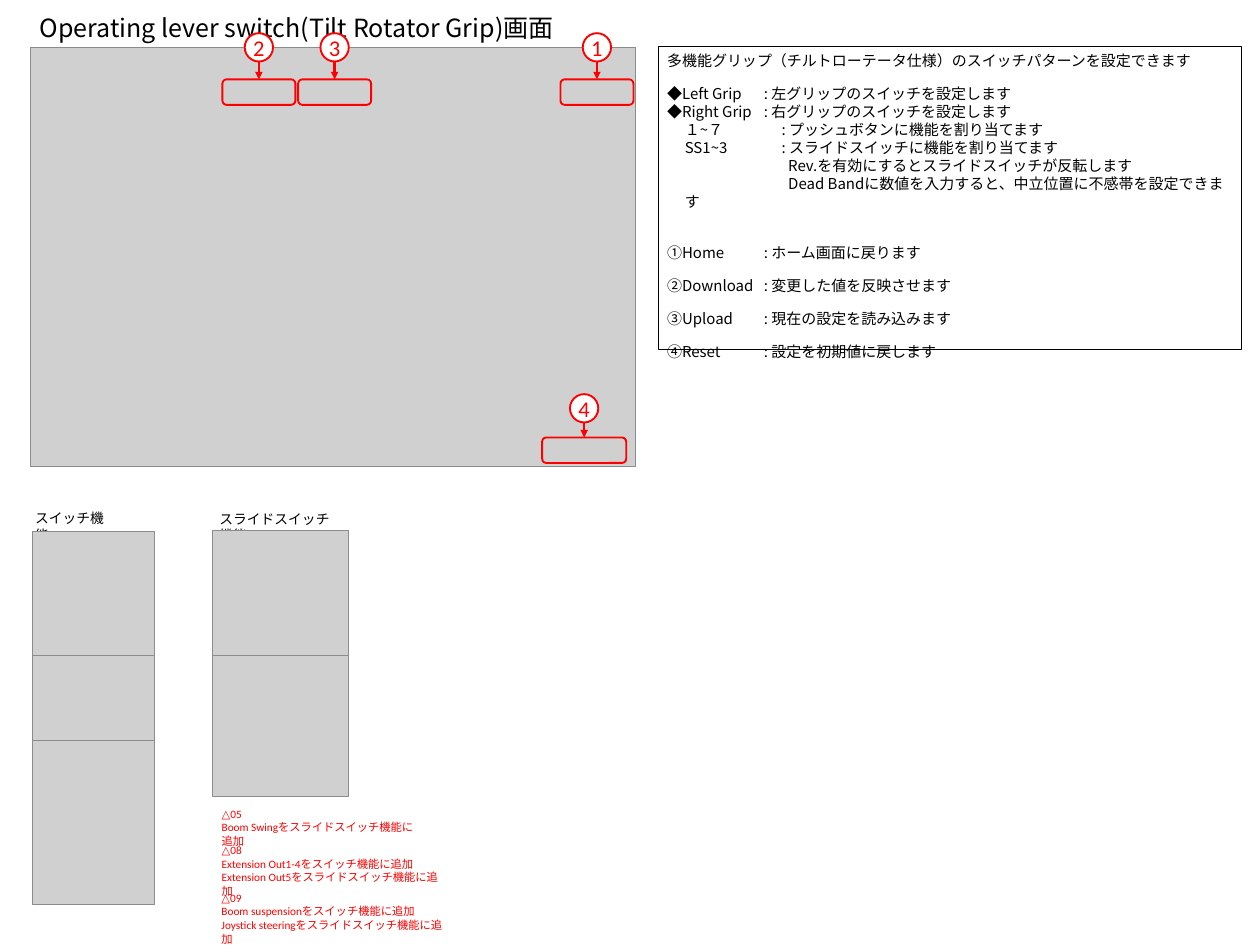
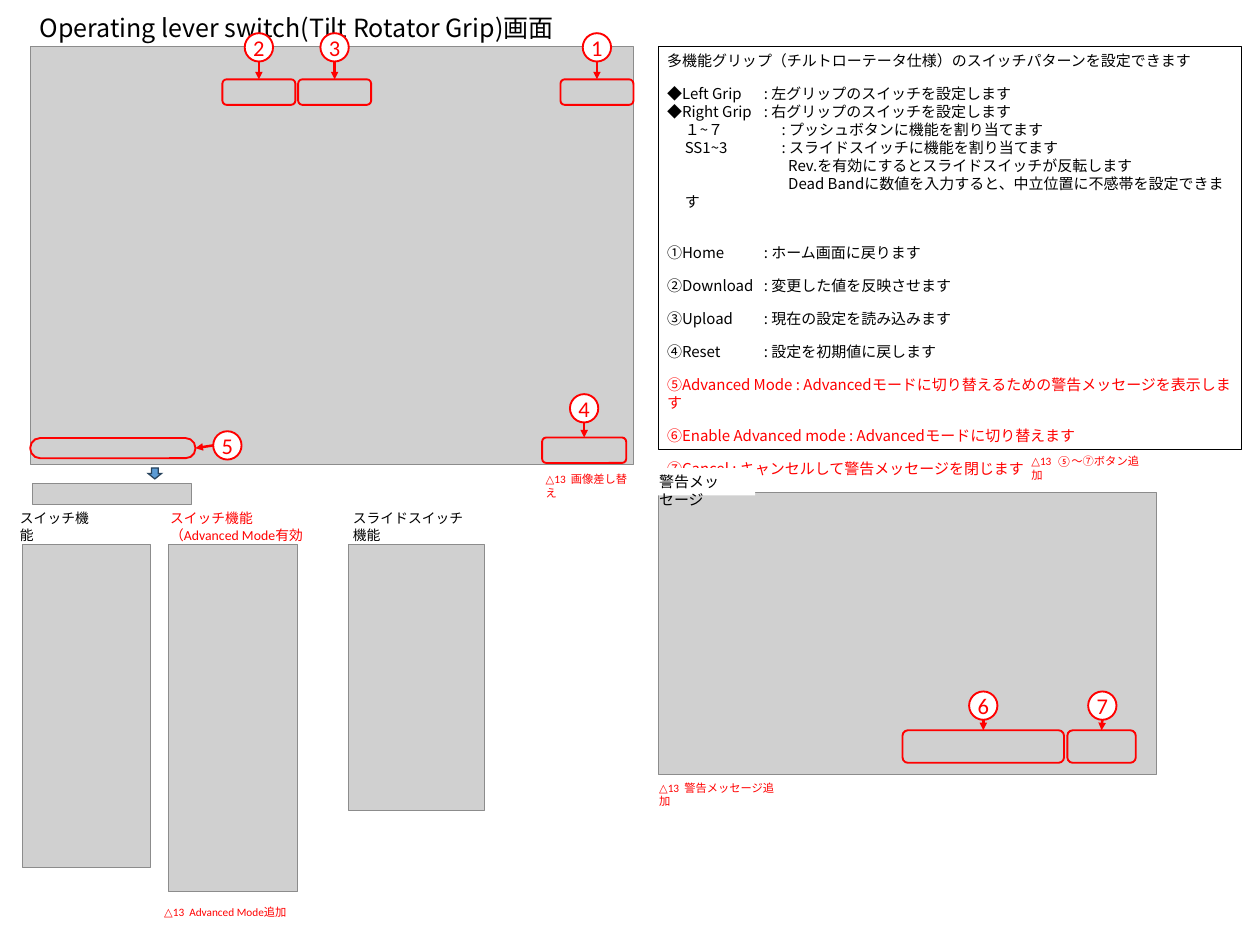
Before and after one commit to Wat117029/myTest, a slide deck: slide 58 of サービスツール仕様書/A14IW_サービスツール仕様書_d13(draft_次回設変時に変更願います).pptx. Drawn at 1260x945 pixels with LibreOffice and Linux fonts; fonts in the diff are those of the drawing; grey boxes stand for pictures. Boxes give left, top, right and bottom in pixels: in the first picture for what was removed or moved away, otherwise in the second. Text is boxed around its words. In the diff, an @@ line names an element or a change of style, - is before the commit and + after.

```diff
--- a/サービスツール仕様書/A14IW_サービスツール仕様書_d13(draft_次回設変時に変更願います).pptx
+++ b/サービスツール仕様書/A14IW_サービスツール仕様書_d13(draft_次回設変時に変更願います).pptx
@@ rectangle "多機能グリップ（チルトローテータ仕様）のスイッチパターンを設定できます": place and size @@
-rectangle "多機能グリップ（チルトローテータ仕様）のスイッチパターンを設定できます" at bbox=[658, 47, 1241, 350]
+rectangle "多機能グリップ（チルトローテータ仕様）のスイッチパターンを設定できます" at bbox=[658, 47, 1241, 450]
@@ text in rectangle at bbox=[667, 377, 1076, 479]: paragraphs added @@
+⑤Advanced Mode : Advancedモードに切り替えるための警告メッセージを表示します
+⑥Enable Advanced mode : Advancedモードに切り替えます
+⑦Cancel : キャンセルして警告メッセージを閉じます
@@ rounded rectangle added at bbox=[31, 438, 196, 458], outline #FF0000 1.5 pt @@
@@ arrow added from (213, 446) to (195, 448), #FF0000 2 pt @@
@@ ellipse added at bbox=[213, 431, 241, 459], fill #FFFFFF, outline #FF0000 1.5 pt, 18 pt, text #FF0000 @@
+5
@@ down arrow added at bbox=[148, 468, 161, 479], fill #5B9BD5, outline #28445D 1 pt @@
@@ text added at bbox=[546, 473, 627, 498], 9 pt, text #FF0000 @@
+△13 画像差し替え
@@ group added at bbox=[650, 468, 1156, 774]: 2 rounded rectangles, 2 arrows, 2 ellipses, 1 picture, 1 rectangle @@
+6
+7
+警告メッセージ
@@ text added at bbox=[1031, 456, 1140, 467], 9 pt, text #FF0000 @@
+△13 ⑤～⑦ボタン追加
@@ text "スイッチ機能" rewrapped from bbox=[35, 511, 104, 532] to bbox=[20, 511, 89, 541] @@
@@ picture added at bbox=[32, 484, 191, 505] @@
@@ text "スライドスイッチ機能" rewrapped from bbox=[219, 513, 329, 531] to bbox=[353, 512, 463, 541] @@
@@ picture removed at bbox=[32, 531, 154, 655] @@
@@ text added at bbox=[170, 511, 253, 541], 11 pt, text #FF0000 @@
+スイッチ機能
+（Advanced Mode有効時)
@@ picture removed at bbox=[213, 531, 349, 780] @@
@@ picture added at bbox=[22, 544, 150, 867] @@
@@ picture added at bbox=[168, 544, 298, 891] @@
@@ picture added at bbox=[348, 544, 484, 810] @@
@@ picture removed at bbox=[32, 655, 154, 741] @@
@@ picture removed at bbox=[212, 655, 348, 796] @@
@@ picture removed at bbox=[33, 737, 155, 904] @@
@@ text added at bbox=[659, 782, 774, 806], 9 pt, text #FF0000 @@
+△13 警告メッセージ追加
@@ text removed at bbox=[222, 810, 249, 831] @@
-△05
-Boom Swingをスライドスイッチ機能に追加
@@ text removed at bbox=[222, 845, 414, 881] @@
-△08
-Extension Out1-4をスイッチ機能に追加
-Extension Out5をスライドスイッチ機能に追加
@@ text removed at bbox=[221, 893, 415, 931] @@
-△09
-Boom suspensionをスイッチ機能に追加
-Joystick steeringをスライドスイッチ機能に追加
@@ text added at bbox=[164, 906, 287, 918], 9 pt, text #FF0000 @@
+△13 Advanced Mode追加
```
Also in this commit, not shown: 5 other slides changed, 1 slide added.
